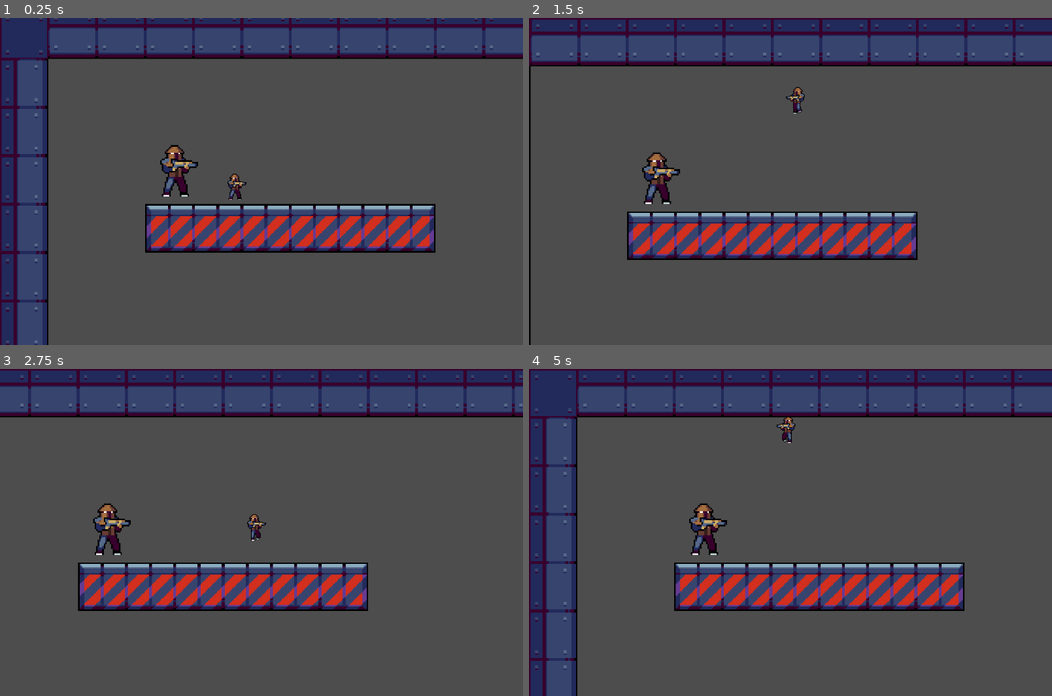
Above: before the commit, frames 1-4 (two rows, left to right).
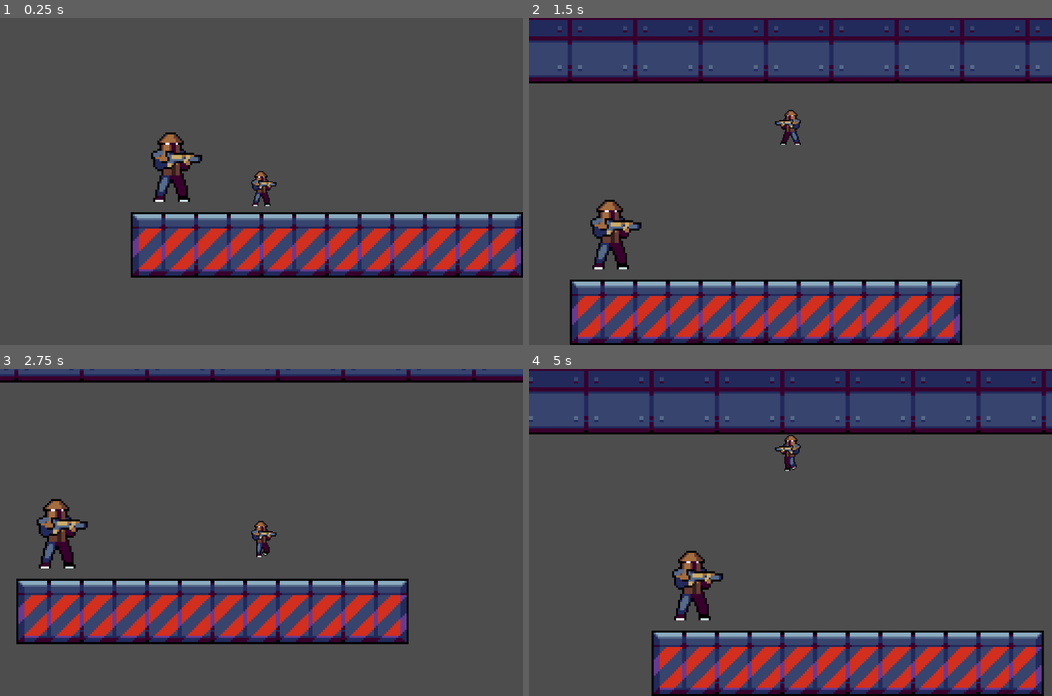
Above: after the commit, the same moments.

Repository: linkinmjs/escape-from-hideout
Game: Godot game, scene res://scenes/levels/level01.tscn
The game is run twice, just before and just after one commit, with the same random seed, the same clock (stepped at 60 frames per second) and the same inputs.
Inputs:
- Up to frame 1 (0.25 s): no input
- Up to frame 2 (1.5 s): hold Right (ui_right) 0.53-1.28 s; hold Space (ui_jump) 0.53-1.28 s; hold Left (ui_left) from 1.28 s (still down); tap Space (ui_jump) at 1.35 s
- Up to frame 3 (2.75 s): tap Space (ui_jump) at 1.52, 1.82 s; release Left (ui_left) at 2.03 s; hold Right (ui_right) from 2.03 s (still down); hold Space (ui_jump) from 2.03 s (still down)
- Up to frame 4 (5 s): release Space (ui_jump) at 2.78 s; tap Space (ui_jump) at 2.85, 3.02, 3.32, 4.35, 4.52, 4.82 s; release Right (ui_right) at 3.53 s; hold Space (ui_jump) 3.53-4.28 s; hold Left (ui_left) from 3.53 s (still down)

The runs differ from the first frame. In frame 1, 37% of the frame differs, in the area x 0-100%, y 0-100%; in frame 2, 37%; in frame 3, 33%; in frame 4, 43%.
Error before the commit: Attempt to call function 'play' in base 'null instance' on a null instance. (res://scripts/player.gd:33)

Commit message:
Fix player

Diff:
--- a/scenes/player.tscn
+++ b/scenes/player.tscn
@@ -108,7 +108,7 @@
 }]
 
 [sub_resource type="RectangleShape2D" id="RectangleShape2D_g2els"]
-size = Vector2(20, 33)
+size = Vector2(18, 33.8125)
 
 [node name="Player" type="CharacterBody2D"]
 scale = Vector2(0.5, 0.5)
@@ -117,9 +117,11 @@
 [node name="PlayerSprite" type="AnimatedSprite2D" parent="."]
 sprite_frames = SubResource("SpriteFrames_f1ej7")
 animation = &"idle"
+offset = Vector2(9, 0)
 
 [node name="PlayerCollision" type="CollisionShape2D" parent="."]
-position = Vector2(-9, 7.5)
+position = Vector2(0, 7.09375)
 shape = SubResource("RectangleShape2D_g2els")
 
 [node name="Camera2D" parent="." instance=ExtResource("3_qhqgy")]
+zoom = Vector2(5, 5)
--- a/scripts/player.gd
+++ b/scripts/player.gd
@@ -30,7 +30,7 @@
 		if Input.is_action_just_pressed("ui_jump"):
 			velocity.y = JUMP_POWER * acceleration
 			acceleration = acceleration + 0.1
-			$sprite.play("jump")
+			player.play("jump")
 			#$sounds/burnSound.play()
 		else:
 			acceleration = 0.1
